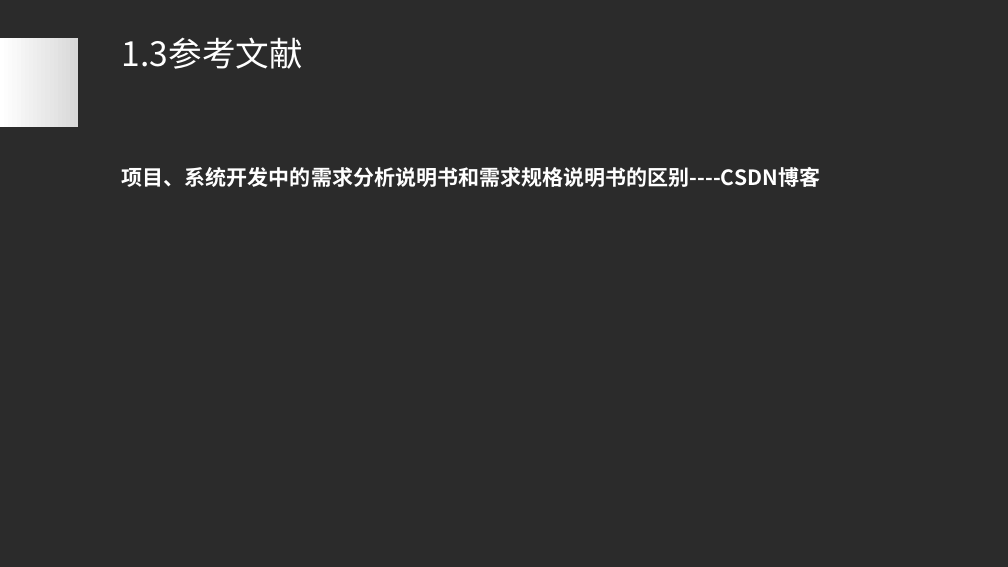
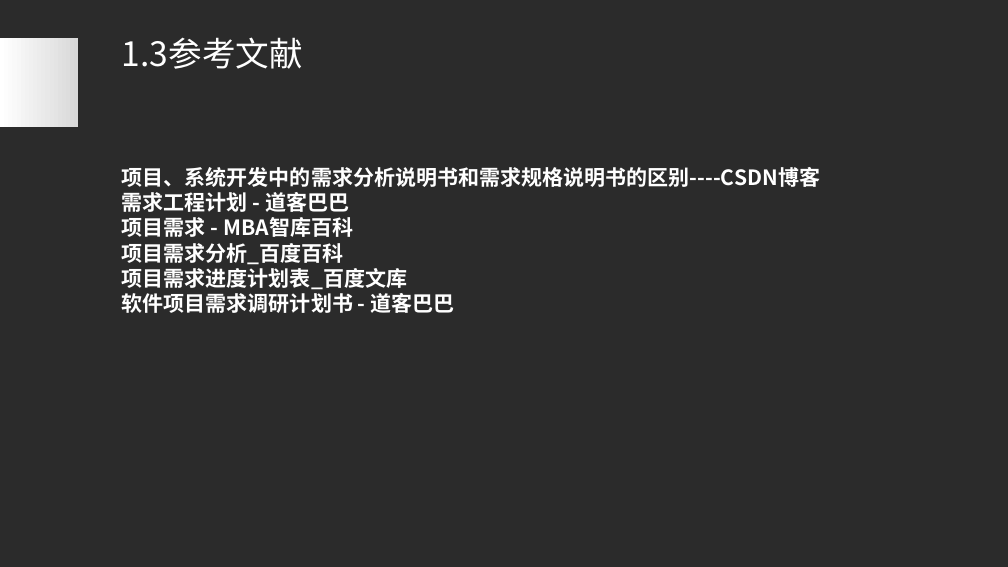
Before and after one commit to PRD2017-G07/G07-teamwork, a slide deck: slide 7 of 0PPT/需求工程计划评审.ppt. Drawn at 1008x567 pixels with LibreOffice and Linux fonts; fonts in the diff are those of the drawing; background and template pictures are left out; a plain dark background stands for a picture behind light text. Boxes give left, top, right and bottom in pixels: in the first picture for what was removed or moved away, otherwise in the second. Text is boxed around its words. In the diff, an @@ line names an element or a change of style, - is before the commit and + after.

```diff
--- a/0PPT/需求工程计划评审.ppt
+++ b/0PPT/需求工程计划评审.ppt
@@ text at (x1=122, y1=192, x2=455, y2=313): paragraphs added @@
+需求工程计划 - 道客巴巴
+项目需求 - MBA智库百科
+项目需求分析_百度百科
+项目需求进度计划表_百度文库
+软件项目需求调研计划书 - 道客巴巴
```
Also in this commit, not shown: 3 other slides changed, 1 slide added, 1 slide removed, 1 other file.
